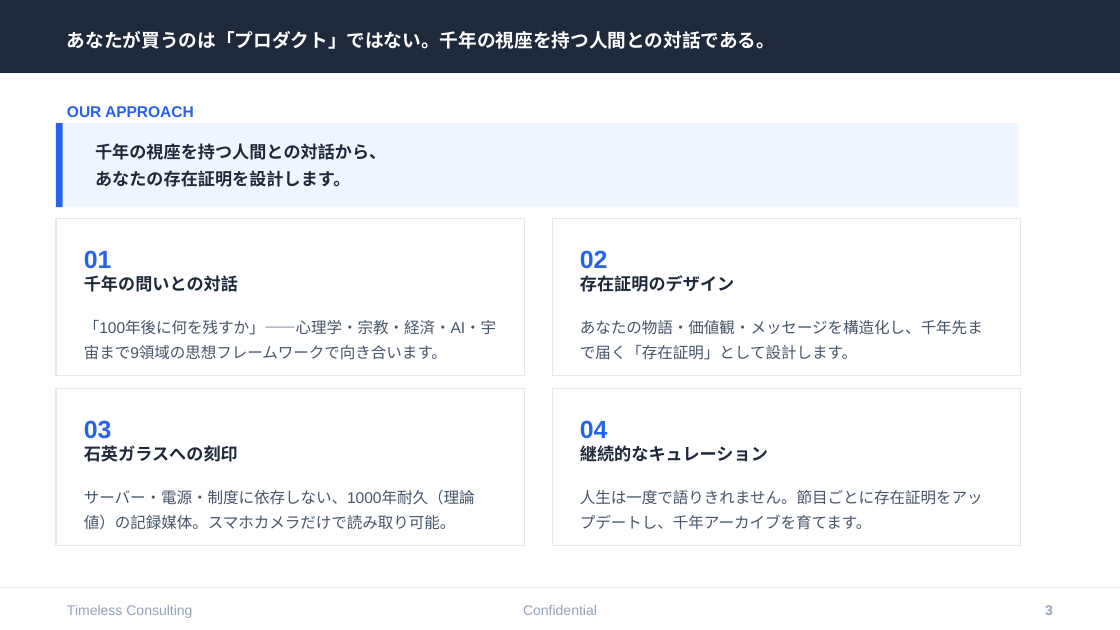
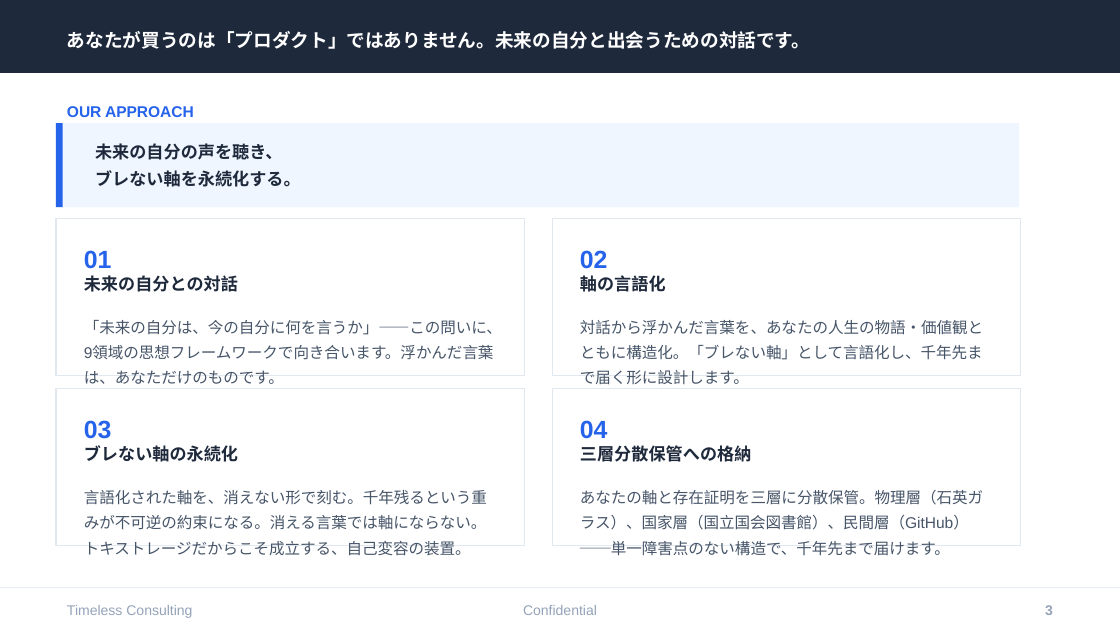
Before and after one commit to tokistorage/lp, a slide deck: slide 3 of tokistorage-client-deck.pptx. Drawn at 1120x630 pixels with LibreOffice and Linux fonts; fonts in the diff are those of the drawing. Boxes give left, top, right and bottom in pixels: in the first picture for what was removed or moved away, otherwise in the second. Text is boxed around its words. In the diff, an @@ line names an element or a change of style, - is before the commit and + after.

```diff
--- a/tokistorage-client-deck.pptx
+++ b/tokistorage-client-deck.pptx
@@ text at box(67, 31, 810, 49): text changed @@
-あなたが買うのは「プロダクト」ではない。千年の視座を持つ人間との対話である。
+あなたが買うのは「プロダクト」ではありません。未来の自分と出会うための対話です。
@@ text at box(95, 143, 301, 187): text changed @@
-千年の視座を持つ人間との対話から、
-あなたの存在証明を設計します。
+未来の自分の声を聴き、
+ブレない軸を永続化する。
@@ text at box(84, 275, 238, 292): text changed @@
-千年の問いとの対話
+未来の自分との対話
@@ text at box(580, 275, 666, 292): text changed @@
-存在証明のデザイン
+軸の言語化
@@ text at box(84, 320, 502, 384): text changed @@
-「100年後に何を残すか」——心理学・宗教・経済・AI・宇宙まで9領域の思想フレームワークで向き合います。
+「未来の自分は、今の自分に何を言うか」——この問いに、9領域の思想フレームワークで向き合います。浮かんだ言葉は、あなただけのものです。
@@ text at box(580, 320, 983, 385): text changed @@
-あなたの物語・価値観・メッセージを構造化し、千年先まで届く「存在証明」として設計します。
+対話から浮かんだ言葉を、あなたの人生の物語・価値観とともに構造化。「ブレない軸」として言語化し、千年先まで届く形に設計します。
@@ text at box(84, 445, 238, 462): text changed @@
-石英ガラスへの刻印
+ブレない軸の永続化
@@ text at box(580, 445, 751, 462): text changed @@
-継続的なキュレーション
+三層分散保管への格納
@@ text at box(84, 490, 487, 556): text changed @@
-サーバー・電源・制度に依存しない、1000年耐久（理論値）の記録媒体。スマホカメラだけで読み取り可能。
+言語化された軸を、消えない形で刻む。千年残るという重みが不可逆の約束になる。消える言葉では軸にならない。トキストレージだからこそ成立する、自己変容の装置。
@@ text at box(580, 490, 983, 556): text changed @@
-人生は一度で語りきれません。節目ごとに存在証明をアップデートし、千年アーカイブを育てます。
+あなたの軸と存在証明を三層に分散保管。物理層（石英ガラス）、国家層（国立国会図書館）、民間層（GitHub）──単一障害点のない構造で、千年先まで届けます。
```
Also in this commit, not shown: 7 other slides changed, 1 other file.
